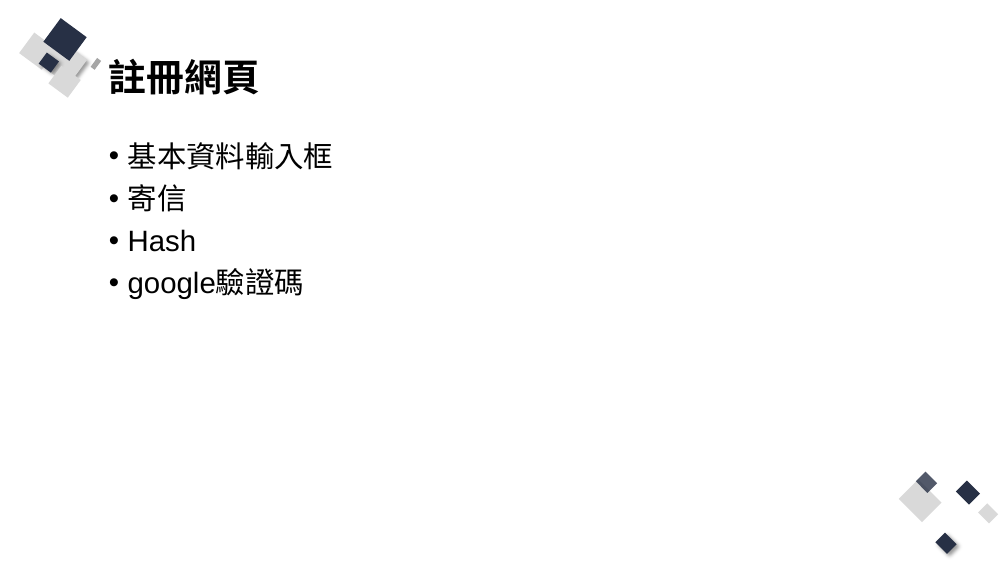
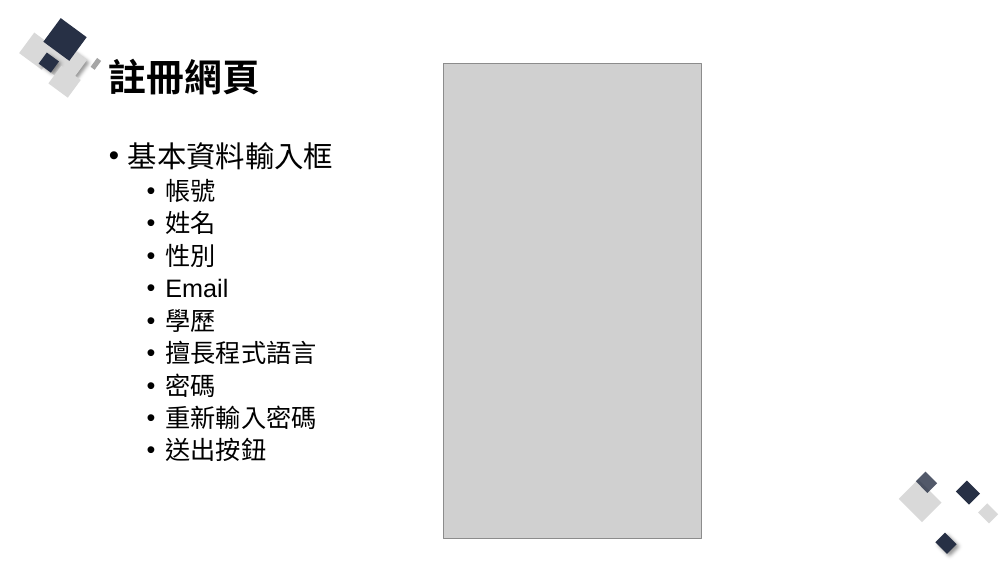
Before and after one commit to Q81JIAXIONG/-, a slide deck: slide 17 of 投影片/4.實作-帳號註冊、登入網頁.pptx (slide 16 before the commit). Drawn at 1008x567 pixels with LibreOffice and Linux fonts; fonts in the diff are those of the drawing; grey boxes stand for pictures. Boxes give left, top, right and bottom in pixels: in the first picture for what was removed or moved away, otherwise in the second. Text is boxed around its words. In the diff, an @@ line names an element or a change of style, - is before the commit and + after.

Commit message:
整理註冊、登入驗證範例

```diff
--- a/投影片/4.實作-帳號註冊、登入網頁.pptx
+++ b/投影片/4.實作-帳號註冊、登入網頁.pptx
@@ picture added at [443, 63, 702, 538] @@
@@ text at [165, 178, 316, 461]: text changed; size 28 to 24 pt @@
-• 寄信
-• Hash
-• google驗證碼
+  • 帳號
+  • 姓名
+  • 性別
+  • Email
+  • 學歷
+  • 擅長程式語言
+  • 密碼
+  • 重新輸入密碼
+  • 送出按鈕
```
Also in this commit, not shown: 6 other slides changed, 12 slides added, 9 other files.
